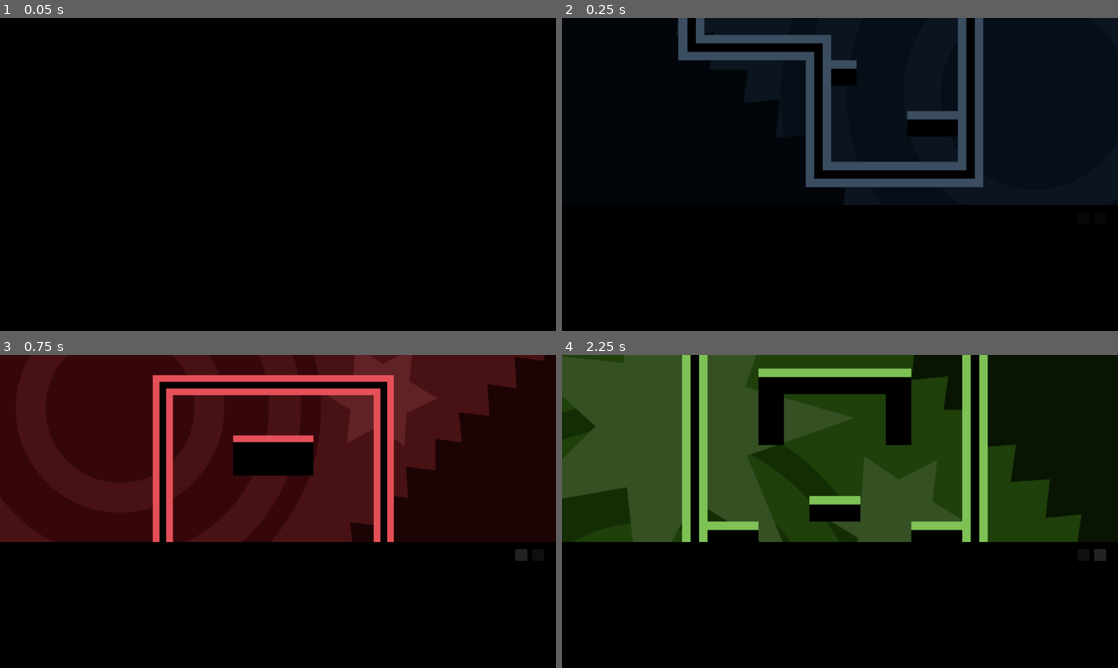
Above: before the commit, frames 1-4 (two rows, left to right).
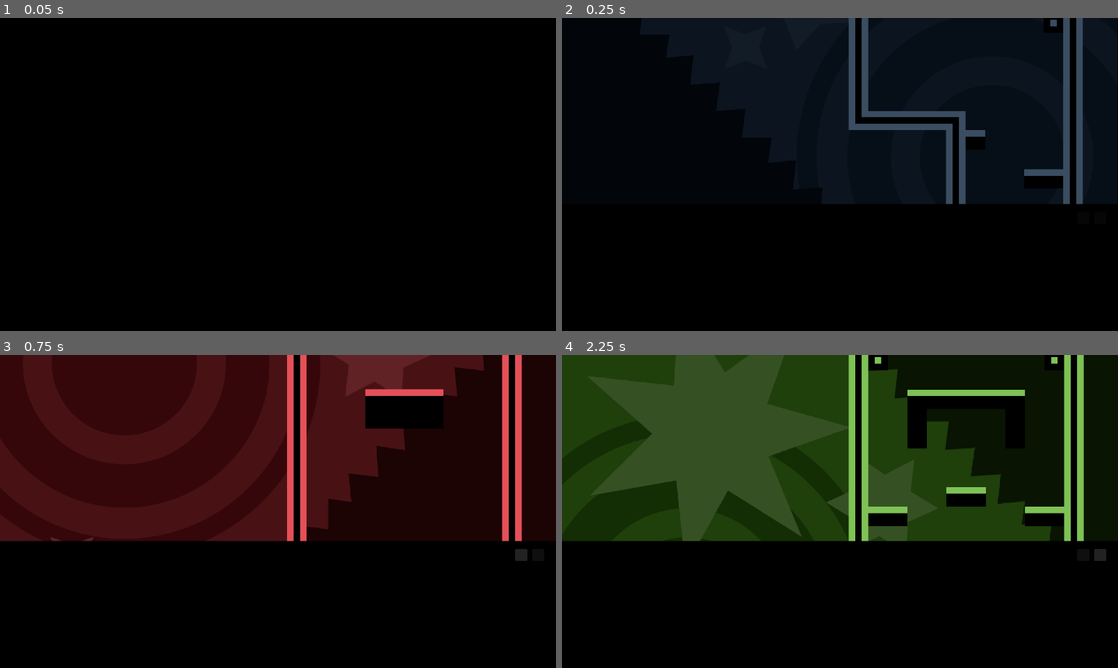
Above: after the commit, the same moments.

Repository: mischal24/SeniorProject
Game: Godot game, scene res://Game/Nodes/Scenes/game_scene.tscn
The game is run twice, just before and just after one commit, with the same random seed, the same clock (stepped at 60 frames per second) and the same inputs. This scene is started directly instead of the project's main scene. Sound files missing from this copy of the repository are replaced by a short silence.
Inputs (mouse positions are in pixels of both pictures, inside the frame that each line leads up to):
- Up to frame 1 (0.05 s): no input
- Up to frame 2 (0.25 s): no input
- Up to frame 3 (0.75 s): click (522, 555) at 0.5 s
- Up to frame 4 (2.25 s): click (1101, 555) at 1.25 s; click (1101, 555) at 2 s

Frame 1 is identical in both runs. In frame 2, 11% of the frame differs, in the area x 20-100%, y 0-60%; in frame 3, 17%; in frame 4, 28%, in the area x 0-94%, y 0-60%.

Commit message:
Audio!
Added music, sfx, and explosions. This marks the completion of the BETA!!

Diff:
--- /dev/null
+++ b/Audio/Nodes/MUSIC.gd
@@ -0,0 +1,7 @@
+extends Node
+
+func start():
+	$AudioStreamPlayer2D.play()
+
+func _on_audio_stream_player_2d_finished():
+	$AudioStreamPlayer2D.play()
--- /dev/null
+++ b/Audio/Nodes/MUSIC.tscn
@@ -0,0 +1,13 @@
+[gd_scene load_steps=3 format=3 uid="uid://boal3qa0rl5tl"]
+
+[ext_resource type="Script" path="res://Audio/Nodes/MUSIC.gd" id="1_e2w18"]
+[ext_resource type="AudioStream" uid="uid://ypmkb1ud16py" path="res://Audio/Music/Project_3.wav" id="2_ddgk6"]
+
+[node name="MUSIC" type="Node"]
+script = ExtResource("1_e2w18")
+
+[node name="AudioStreamPlayer2D" type="AudioStreamPlayer2D" parent="."]
+stream = ExtResource("2_ddgk6")
+bus = &"Music"
+
+[connection signal="finished" from="AudioStreamPlayer2D" to="." method="_on_audio_stream_player_2d_finished"]
--- /dev/null
+++ b/Audio/Nodes/UISFX.gd
@@ -0,0 +1,7 @@
+extends Node
+
+@export var sfx : Array[AudioStream]
+
+func play_sfx(i):
+	$AudioStreamPlayer2D.stream = sfx[i]
+	$AudioStreamPlayer2D.play()
--- /dev/null
+++ b/Audio/Nodes/UISFX.tscn
@@ -0,0 +1,13 @@
+[gd_scene load_steps=5 format=3 uid="uid://yvglcobcfx74"]
+
+[ext_resource type="Script" path="res://Audio/Nodes/UISFX.gd" id="1_7eak1"]
+[ext_resource type="AudioStream" uid="uid://co0a13x3cg4u3" path="res://Audio/Sfx/UI/GameStart.wav" id="2_wu1h1"]
+[ext_resource type="AudioStream" uid="uid://b4slvvplcof4y" path="res://Audio/Sfx/UI/Select.wav" id="3_ytjot"]
+[ext_resource type="AudioStream" uid="uid://be100vjo3sgcb" path="res://Audio/Sfx/UI/Hover.wav" id="4_ok5a1"]
+
+[node name="UISFX" type="Node"]
+script = ExtResource("1_7eak1")
+sfx = Array[AudioStream]([ExtResource("2_wu1h1"), ExtResource("3_ytjot"), ExtResource("4_ok5a1")])
+
+[node name="AudioStreamPlayer2D" type="AudioStreamPlayer2D" parent="."]
+bus = &"Sfx"
--- /dev/null
+++ b/Audio/Nodes/sfx_package.gd
@@ -0,0 +1,7 @@
+extends AudioStreamPlayer2D
+
+@export var sfx : Array[AudioStream]
+
+func play_sfx(i):
+	stream = sfx[i]
+	play()
--- /dev/null
+++ b/Audio/Nodes/sfx_package.tscn
@@ -0,0 +1,6 @@
+[gd_scene load_steps=2 format=3 uid="uid://5wy2qsaj6nbw"]
+
+[ext_resource type="Script" path="res://Audio/Nodes/sfx_package.gd" id="1_p21g0"]
+
+[node name="SFXPackage" type="AudioStreamPlayer2D"]
+script = ExtResource("1_p21g0")
--- a/Game/Nodes/Objects/bomb.tscn
+++ b/Game/Nodes/Objects/bomb.tscn
@@ -1,7 +1,10 @@
-[gd_scene load_steps=5 format=3 uid="uid://tnqrgv8bpkdr"]
+[gd_scene load_steps=8 format=3 uid="uid://tnqrgv8bpkdr"]
 
 [ext_resource type="Script" path="res://Game/Scripts/bomb.gd" id="1_m61os"]
 [ext_resource type="Texture2D" uid="uid://n514igpthhsk" path="res://Game/Textures/Bomb.png" id="2_35oq7"]
+[ext_resource type="PackedScene" uid="uid://5wy2qsaj6nbw" path="res://Audio/Nodes/sfx_package.tscn" id="2_buidg"]
+[ext_resource type="Texture2D" uid="uid://cxekg5x42ai1a" path="res://Game/Textures/Glow.png" id="3_6evjr"]
+[ext_resource type="AudioStream" uid="uid://df736rmchjnxe" path="res://Audio/Sfx/Game/Hit.wav" id="3_lom86"]
 
 [sub_resource type="CircleShape2D" id="CircleShape2D_e4clr"]
 radius = 17.0
@@ -12,6 +15,10 @@
 [node name="Bomb" type="CharacterBody2D"]
 collision_layer = 2
 script = ExtResource("1_m61os")
+
+[node name="SFXPackage" parent="." instance=ExtResource("2_buidg")]
+bus = &"Sfx"
+sfx = Array[AudioStream]([ExtResource("3_lom86")])
 
 [node name="CollisionShape2D" type="CollisionShape2D" parent="."]
 position = Vector2(0, 3)
@@ -34,5 +41,11 @@
 one_shot = true
 autostart = true
 
+[node name="PointLight2D" type="PointLight2D" parent="."]
+position = Vector2(0, 3)
+scale = Vector2(0.133333, 0.14)
+energy = 0.3
+texture = ExtResource("3_6evjr")
+
 [connection signal="body_entered" from="Area2D" to="." method="_on_area_2d_body_entered"]
 [connection signal="timeout" from="Timer" to="." method="_on_timer_timeout"]
--- /dev/null
+++ b/Game/Nodes/Objects/explosion.tscn
@@ -0,0 +1,34 @@
+[gd_scene load_steps=6 format=3 uid="uid://b1yp77oqjq0ai"]
+
+[ext_resource type="Texture2D" uid="uid://bjpqvvuqkfbti" path="res://Game/Textures/Explosion.png" id="1_2vdxd"]
+[ext_resource type="Script" path="res://Game/Scripts/explosion.gd" id="2_k7i5p"]
+[ext_resource type="PackedScene" uid="uid://5wy2qsaj6nbw" path="res://Audio/Nodes/sfx_package.tscn" id="3_cfnj0"]
+[ext_resource type="AudioStream" uid="uid://b7h8mixj13qjv" path="res://Audio/Sfx/Game/Explosion.wav" id="4_8v8w5"]
+
+[sub_resource type="ParticleProcessMaterial" id="ParticleProcessMaterial_i22ub"]
+lifetime_randomness = 1.0
+particle_flag_disable_z = true
+emission_shape = 1
+emission_sphere_radius = 1.0
+angle_min = -720.0
+angle_max = 720.0
+spread = 180.0
+initial_velocity_min = 10.0
+initial_velocity_max = 100.0
+gravity = Vector3(0, 0, 0)
+
+[node name="Explosion" type="GPUParticles2D"]
+emitting = false
+process_material = SubResource("ParticleProcessMaterial_i22ub")
+texture = ExtResource("1_2vdxd")
+lifetime = 0.6
+one_shot = true
+speed_scale = 2.0
+explosiveness = 1.0
+randomness = 0.54
+draw_order = 2
+script = ExtResource("2_k7i5p")
+
+[node name="SFXPackage" parent="." instance=ExtResource("3_cfnj0")]
+bus = &"Sfx"
+sfx = Array[AudioStream]([ExtResource("4_8v8w5")])
--- a/Game/Nodes/Objects/player.tscn
+++ b/Game/Nodes/Objects/player.tscn
@@ -1,11 +1,13 @@
-[gd_scene load_steps=13 format=3 uid="uid://fjnlq1i5sey3"]
+[gd_scene load_steps=15 format=3 uid="uid://fjnlq1i5sey3"]
 
 [ext_resource type="Script" path="res://Game/Scripts/player.gd" id="1_bmv65"]
+[ext_resource type="PackedScene" uid="uid://5wy2qsaj6nbw" path="res://Audio/Nodes/sfx_package.tscn" id="2_hut0g"]
 [ext_resource type="Script" path="res://Game/Scripts/bomb_handling.gd" id="3_4s8s0"]
+[ext_resource type="AudioStream" uid="uid://dwhhjwhyutljy" path="res://Audio/Sfx/Game/Jump.wav" id="3_i0wml"]
 [ext_resource type="Texture2D" uid="uid://cxmcf3hf74yhb" path="res://Game/Textures/Hand.png" id="4_dxdit"]
 [ext_resource type="Texture2D" uid="uid://bb2h5fukhds3y" path="res://Game/Textures/Body.png" id="5_574vr"]
 [ext_resource type="Texture2D" uid="uid://cfq3wdal4isvs" path="res://Game/Textures/Head.png" id="5_kq8xt"]
-[ext_resource type="Texture2D" uid="uid://cxekg5x42ai1a" path="res://Game/Textures/Glow.png" id="6_p113r"]
+[ext_resource type="Texture2D" uid="uid://0roajo6ccttg" path="res://Game/Textures/Marker.png" id="6_lc3so"]
 
 [sub_resource type="RectangleShape2D" id="RectangleShape2D_m4v1l"]
 size = Vector2(84, 100)
@@ -84,11 +86,15 @@
 collision_layer = 2
 script = ExtResource("1_bmv65")
 
+[node name="SFXPackage" parent="." instance=ExtResource("2_hut0g")]
+bus = &"Sfx"
+sfx = Array[AudioStream]([ExtResource("3_i0wml")])
+
 [node name="PinJoint2D" type="PinJoint2D" parent="."]
 position = Vector2(0, -24)
 node_a = NodePath("..")
 node_b = NodePath("../Body")
-softness = 2.0
+softness = 1.4
 angular_limit_lower = -0.785398
 angular_limit_upper = 0.785398
 
@@ -99,6 +105,9 @@
 [node name="HandPos" type="Marker2D" parent="."]
 position = Vector2(85, 0)
 
+[node name="MarkerPos" type="Marker2D" parent="."]
+position = Vector2(0, -122)
+
 [node name="Head" type="Sprite2D" parent="."]
 position = Vector2(4.76837e-07, -30)
 scale = Vector2(0.196868, 0.196868)
@@ -106,6 +115,12 @@
 
 [node name="Hand" type="Node" parent="."]
 script = ExtResource("3_4s8s0")
+
+[node name="Marker" type="Sprite2D" parent="Hand"]
+visible = false
+position = Vector2(-4.54747e-13, -61)
+scale = Vector2(0.243902, 0.22774)
+texture = ExtResource("6_lc3so")
 
 [node name="AnimationPlayer" type="AnimationPlayer" parent="Hand"]
 root_node = NodePath("../..")
@@ -140,9 +155,3 @@
 [node name="CollisionShape2D2" type="CollisionShape2D" parent="."]
 position = Vector2(0, -31)
 shape = SubResource("CircleShape2D_as7tv")
-
-[node name="PointLight2D" type="PointLight2D" parent="."]
-position = Vector2(0, -18)
-scale = Vector2(0.337017, 0.337017)
-energy = 0.6
-texture = ExtResource("6_p113r")
--- a/Game/Nodes/Scenes/game_scene.tscn
+++ b/Game/Nodes/Scenes/game_scene.tscn
@@ -44,6 +44,7 @@
 
 [node name="DirectionalLight2D" type="DirectionalLight2D" parent="."]
 rotation = -0.729644
+scale = Vector2(1.00527, 1.0033)
 energy = 0.25
 shadow_enabled = true
 shadow_filter_smooth = 0.5
--- a/Game/Nodes/System/game_data.tscn
+++ b/Game/Nodes/System/game_data.tscn
@@ -3,10 +3,10 @@
 [ext_resource type="Script" path="res://Game/Scripts/game_data.gd" id="1_4sykl"]
 [ext_resource type="PackedScene" uid="uid://ccknxnogo4bhh" path="res://Game/Nodes/Scenes/Map1.tscn" id="3_306n6"]
 [ext_resource type="PackedScene" uid="uid://dfepnutlhivlm" path="res://Game/Nodes/Scenes/Map2.tscn" id="4_8akwq"]
-[ext_resource type="Texture2D" uid="uid://efc38hd3hh4o" path="res://Game/Textures/Screenshot 2024-01-18 112831.png" id="5_m6wx0"]
 [ext_resource type="PackedScene" uid="uid://ct0u7cu44vypy" path="res://Game/Nodes/Scenes/Map3.tscn" id="5_pmuvu"]
-[ext_resource type="Texture2D" uid="uid://b0nuyxapofmgr" path="res://Game/Textures/Screenshot 2024-01-18 112855.png" id="6_fg1mf"]
-[ext_resource type="Texture2D" uid="uid://dovy27lbxsupb" path="res://Game/Textures/Screenshot 2024-01-18 112754.png" id="7_of8lc"]
+[ext_resource type="Texture2D" uid="uid://dm5are0hq88k6" path="res://Game/Textures/Screenshot 2024-01-19 041514.png" id="5_psvjy"]
+[ext_resource type="Texture2D" uid="uid://bbldkkdbiiytw" path="res://Game/Textures/Screenshot 2024-01-19 041545.png" id="6_25waj"]
+[ext_resource type="Texture2D" uid="uid://cceu0lo7do85f" path="res://Game/Textures/Screenshot 2024-01-19 041610.png" id="7_p8yg6"]
 
 [node name="Game Data" type="Node"]
 script = ExtResource("1_4sykl")
@@ -19,4 +19,4 @@
 additive_bomb_speed = 1.4
 bomb_collision_delay = 0.6
 maps = Array[PackedScene]([ExtResource("3_306n6"), ExtResource("4_8akwq"), ExtResource("5_pmuvu")])
-maps_images = Array[Texture]([ExtResource("5_m6wx0"), ExtResource("6_fg1mf"), ExtResource("7_of8lc")])
+maps_images = Array[Texture]([ExtResource("5_psvjy"), ExtResource("6_25waj"), ExtResource("7_p8yg6")])
--- a/Game/Scripts/bomb.gd
+++ b/Game/Scripts/bomb.gd
@@ -8,6 +8,7 @@
 func _physics_process(delta):
 	var collision_info = move_and_collide(velocity * delta)
 	if collision_info:
+		$SFXPackage.play_sfx(0)
 		velocity = velocity.bounce(collision_info.get_normal())
 		if collision_info.get_collider() is Player_Class: return
 		GameData.current_bomb_speed.x = clamp(velocity.x, -GameData.max_bomb_speed, GameData.max_bomb_speed)
--- a/Game/Scripts/bomb_handling.gd
+++ b/Game/Scripts/bomb_handling.gd
@@ -7,6 +7,11 @@
 			i.global_position = lerp(i.global_position, $Sprite2D.global_position, 0.7)
 		else:
 			pass
+	$Marker.global_position = lerp($Marker.global_position, get_parent().get_node("MarkerPos").global_position, 0.2)
+	if has_node("Bomb"):
+		$Marker.show()
+	else:
+		$Marker.hide()
 #endregion
 
 #region Custom Functions
@@ -35,6 +40,9 @@
 	item.global_position = GameData.center
 	item.call_deferred("reparent", get_tree().current_scene)
 	var parent = get_parent()
+	var expl = GameData.explosion_scene.instantiate()
+	expl.global_position = parent.global_position
+	get_tree().current_scene.add_child(expl)
 	GameData.player_list.erase(str(parent.current_method))
 	parent.queue_free()
 #endregion
--- /dev/null
+++ b/Game/Scripts/explosion.gd
@@ -0,0 +1,7 @@
+extends GPUParticles2D
+
+func _ready():
+	emitting = true
+	$SFXPackage.play_sfx(0)
+	await get_tree().create_timer(1).timeout
+	queue_free()
--- a/Game/Scripts/game_data.gd
+++ b/Game/Scripts/game_data.gd
@@ -36,6 +36,7 @@
 @export_category("Bomb")
 
 @onready var bomb_scene : PackedScene = preload("res://Game/Nodes/Objects/bomb.tscn")
+@onready var explosion_scene : PackedScene = preload("res://Game/Nodes/Objects/explosion.tscn")
 @export var initial_bomb_speed : float
 @export var max_bomb_speed : float
 @export var additive_bomb_speed : float
--- a/Game/Scripts/player.gd
+++ b/Game/Scripts/player.gd
@@ -49,26 +49,23 @@
 			var c = Color("735DCB")
 			modulate = c
 			$Hand/Sprite2D.modulate = c
-			$PointLight2D.color = c
 		0:
 			var c = Color("FF6F9A")
 			modulate = c
 			$Hand/Sprite2D.modulate = c
-			$PointLight2D.color = c
 		1:
 			var c = Color("7CBA7E")
 			modulate = c
 			$Hand/Sprite2D.modulate = c
-			$PointLight2D.color = c
 		2:
 			var c = Color("F8DF5C")
 			modulate = c
 			$Hand/Sprite2D.modulate = c
-			$PointLight2D.color = c
 #endregion
 
 #region Custom Functions
 func jump():
+	$SFXPackage.play_sfx(0)
 	velocity.y = GameData.jump_velocity
 
 func move(direction):
--- a/UI/Resources/Styleboxes/level_select_panel.tres
+++ b/UI/Resources/Styleboxes/level_select_panel.tres
@@ -4,5 +4,4 @@
 bg_color = Color(1, 1, 1, 1)
 skew = Vector2(-0.3, 0)
 border_width_right = 20
-border_width_bottom = 20
 border_color = Color(0, 0, 0, 1)
--- a/UI/Scenes/level_select.tscn
+++ b/UI/Scenes/level_select.tscn
@@ -177,51 +177,6 @@
 "transitions": PackedFloat32Array(1, 1),
 "update": 1,
 "values": [true, false]
-}
-
-[sub_resource type="Animation" id="Animation_bwwcc"]
-resource_name = "idle"
-tracks/0/type = "value"
-tracks/0/imported = false
-tracks/0/enabled = true
-tracks/0/path = NodePath("Start:modulate")
-tracks/0/interp = 1
-tracks/0/loop_wrap = true
-tracks/0/keys = {
-"times": PackedFloat32Array(0, 0.5, 1),
-"transitions": PackedFloat32Array(1, 1, 1),
-"update": 0,
-"values": [Color(1, 1, 1, 1), Color(1, 1, 1, 0), Color(1, 1, 1, 1)]
-}
-
-[sub_resource type="Animation" id="Animation_d7kg4"]
-resource_name = "hide"
-tracks/0/type = "value"
-tracks/0/imported = false
-tracks/0/enabled = true
-tracks/0/path = NodePath(".:position")
-tracks/0/interp = 1
-tracks/0/loop_wrap = true
-tracks/0/keys = {
-"times": PackedFloat32Array(0, 1),
-"transitions": PackedFloat32Array(-5, 1),
-"update": 0,
-"values": [Vector2(0, 0), Vector2(0, -900)]
-}
-
-[sub_resource type="Animation" id="Animation_cydg5"]
-resource_name = "show"
-tracks/0/type = "value"
-tracks/0/imported = false
-tracks/0/enabled = true
-tracks/0/path = NodePath(".:position")
-tracks/0/interp = 1
-tracks/0/loop_wrap = true
-tracks/0/keys = {
-"times": PackedFloat32Array(0, 1),
-"transitions": PackedFloat32Array(-5, 1),
-"update": 0,
-"values": [Vector2(0, -900), Vector2(0, 0)]
 }
 
 [sub_resource type="Animation" id="Animation_qmooo"]
@@ -252,6 +207,51 @@
 "values": [true]
 }
 
+[sub_resource type="Animation" id="Animation_d7kg4"]
+resource_name = "hide"
+tracks/0/type = "value"
+tracks/0/imported = false
+tracks/0/enabled = true
+tracks/0/path = NodePath(".:position")
+tracks/0/interp = 1
+tracks/0/loop_wrap = true
+tracks/0/keys = {
+"times": PackedFloat32Array(0, 1),
+"transitions": PackedFloat32Array(-5, 1),
+"update": 0,
+"values": [Vector2(0, 0), Vector2(0, -900)]
+}
+
+[sub_resource type="Animation" id="Animation_bwwcc"]
+resource_name = "idle"
+tracks/0/type = "value"
+tracks/0/imported = false
+tracks/0/enabled = true
+tracks/0/path = NodePath("Start:modulate")
+tracks/0/interp = 1
+tracks/0/loop_wrap = true
+tracks/0/keys = {
+"times": PackedFloat32Array(0, 0.5, 1),
+"transitions": PackedFloat32Array(1, 1, 1),
+"update": 0,
+"values": [Color(1, 1, 1, 1), Color(1, 1, 1, 0), Color(1, 1, 1, 1)]
+}
+
+[sub_resource type="Animation" id="Animation_cydg5"]
+resource_name = "show"
+tracks/0/type = "value"
+tracks/0/imported = false
+tracks/0/enabled = true
+tracks/0/path = NodePath(".:position")
+tracks/0/interp = 1
+tracks/0/loop_wrap = true
+tracks/0/keys = {
+"times": PackedFloat32Array(0, 1),
+"transitions": PackedFloat32Array(-5, 1),
+"update": 0,
+"values": [Vector2(0, -900), Vector2(0, 0)]
+}
+
 [sub_resource type="AnimationLibrary" id="AnimationLibrary_ncff2"]
 _data = {
 "FromMainMenu": SubResource("Animation_edi4i"),
@@ -281,12 +281,14 @@
 color = Color(0, 0, 0, 1)
 
 [node name="Image" type="TextureRect" parent="."]
+texture_filter = 1
 layout_mode = 1
 anchors_preset = -1
 anchor_right = 1.0
 anchor_bottom = 0.597222
 offset_bottom = 3.05176e-05
 grow_horizontal = 2
+scale = Vector2(1, 0.994881)
 expand_mode = 1
 stretch_mode = 6
 metadata/_edit_use_anchors_ = true
@@ -303,7 +305,7 @@
 layout_mode = 2
 anchor_left = 0.118866
 anchor_right = 0.315158
-anchor_bottom = 1.02778
+anchor_bottom = 1.0
 offset_right = -0.00012207
 grow_vertical = 2
 metadata/_edit_use_anchors_ = true
@@ -329,8 +331,8 @@
 custom_minimum_size = Vector2(180, 0)
 layout_mode = 2
 offset_left = 285.0
-offset_right = 465.001
-offset_bottom = 740.0
+offset_right = 465.0
+offset_bottom = 720.0
 
 [node name="Label" type="Label" parent="PlayerPanels/P2Panel"]
 layout_mode = 1
@@ -354,7 +356,7 @@
 layout_mode = 2
 offset_left = 461.0
 offset_right = 641.0
-offset_bottom = 740.0
+offset_bottom = 720.0
 
 [node name="Label" type="Label" parent="PlayerPanels/P3Panel"]
 layout_mode = 1
@@ -377,8 +379,8 @@
 custom_minimum_size = Vector2(180, 0)
 layout_mode = 2
 offset_left = 637.0
-offset_right = 817.001
-offset_bottom = 740.0
+offset_right = 817.0
+offset_bottom = 720.0
 
 [node name="Label" type="Label" parent="PlayerPanels/P4Panel"]
 layout_mode = 1
@@ -405,7 +407,7 @@
 offset_right = 1280.0
 offset_bottom = 720.0
 bbcode_enabled = true
-text = "[center][b] Press [color=735DCB]'Enter'[/color] or [color=735DCB]'▶️'[/color] to Start [/b][/center]"
+text = "[center][b] Press [color=735DCB]'Enter'[/color] or [color=735DCB]'▶'[/color] to Start [/b][/center]"
 
 [node name="Next" type="Button" parent="."]
 layout_mode = 0
@@ -428,7 +430,6 @@
 }
 
 [node name="Fade" type="ColorRect" parent="."]
-modulate = Color(1, 1, 1, 0)
 layout_mode = 1
 anchors_preset = 15
 anchor_right = 1.0
@@ -437,5 +438,7 @@
 grow_vertical = 2
 color = Color(0, 0, 0, 1)
 
+[connection signal="mouse_entered" from="Next" to="." method="_on_next_mouse_entered"]
 [connection signal="pressed" from="Next" to="." method="_on_next_pressed"]
+[connection signal="mouse_entered" from="Prev" to="." method="_on_prev_mouse_entered"]
 [connection signal="pressed" from="Prev" to="." method="_on_prev_pressed"]
--- a/UI/Scenes/main_menu.tscn
+++ b/UI/Scenes/main_menu.tscn
@@ -340,9 +340,13 @@
 grow_vertical = 2
 color = Color(0, 0, 0, 1)
 
+[connection signal="mouse_entered" from="Play" to="." method="_on_play_mouse_entered"]
 [connection signal="pressed" from="Play" to="." method="_on_play_pressed"]
+[connection signal="mouse_entered" from="Settings" to="." method="_on_settings_mouse_entered"]
 [connection signal="pressed" from="Settings" to="." method="_on_settings_pressed"]
+[connection signal="mouse_entered" from="Promo" to="." method="_on_promo_mouse_entered"]
 [connection signal="pressed" from="Promo" to="." method="_on_promo_pressed"]
+[connection signal="mouse_entered" from="Quit" to="." method="_on_quit_mouse_entered"]
 [connection signal="pressed" from="Quit" to="." method="_on_quit_pressed"]
 [connection signal="pressed" from="PromoPopup/Open" to="." method="_on_open_pressed"]
 [connection signal="pressed" from="PromoPopup/No" to="." method="_on_no_pressed"]
--- a/UI/Scenes/settings.tscn
+++ b/UI/Scenes/settings.tscn
@@ -216,7 +216,7 @@
 offset_right = 1245.0
 offset_bottom = 705.0
 bbcode_enabled = true
-text = "[center] [b] Press [color=735DCB]‘ESC’[/color] or [color=735DCB]‘🅨’[/color] to go back [/b] [/center]"
+text = "[center] [b] Press [color=735DCB]‘ESC’[/color] or [color=735DCB]‘🅑’[/color] to go back [/b] [/center]"
 scroll_active = false
 
 [node name="AnimationPlayer" type="AnimationPlayer" parent="."]
--- a/UI/Scripts/level_select.gd
+++ b/UI/Scripts/level_select.gd
@@ -25,37 +25,58 @@
 
 #region Custom Functions
 func _on_next_pressed():
+	UISFX.play_sfx(1)
 	GameData.selected_map += 1
 	if GameData.selected_map > GameData.maps.size()-1:
 		GameData.selected_map = 0
 	$Next.release_focus()
 
 func _on_prev_pressed():
+	UISFX.play_sfx(1)
 	GameData.selected_map -= 1
 	if GameData.selected_map < 0:
 		GameData.selected_map = GameData.maps.size()-1
 	$Prev.release_focus()
 
+func _on_next_mouse_entered():
+	UISFX.play_sfx(2)
+
+func _on_prev_mouse_entered():
+	UISFX.play_sfx(2)
+
 func hide_scene():
+	UISFX.play_sfx(0)
 	$AnimationPlayer.play("hide")
 
 func show_scene():
 	$Start.hide()
 	$PlayerPanels/P1Panel/AnimationPlayer.play("lift")
+	p1_joined = false
 	$PlayerPanels/P2Panel/AnimationPlayer.play("lift")
-	$PlayerPanels/P2Panel/AnimationPlayer.play("lift")
+	p2_joined = false
+	$PlayerPanels/P3Panel/AnimationPlayer.play("lift")
+	p3_joined = false
 	$PlayerPanels/P4Panel/AnimationPlayer.play("lift")
+	p4_joined = false
 	$AnimationPlayer.play("show")
 #endregion
 
 #region UI Logic
+var hold_time : float = 0
 func _process(delta):
 	if GameData.selected_map < GameData.maps_images.size():
 		$Image.texture = GameData.maps_images[GameData.selected_map]
-	if Input.is_action_just_pressed("Back") and not GameData.game_started:
+
+	if Input.is_action_pressed("Back") and not GameData.game_started:
+		hold_time += 1 * delta
+	if hold_time > 0.7:
 		$AnimationPlayer.play("ToMainMenu")
 		await $AnimationPlayer.animation_finished
-		get_tree().change_scene_to_file("res://UI/Scenes/main_menu.tscn")
+		get_tree().call_deferred("change_scene_to_file", "res://UI/Scenes/main_menu.tscn")
+	else:
+		if Input.is_action_just_released("Back"):
+			hold_time = 0
+
 	if GameData.player_list.size() >= GameData.min_player_count:
 		$Start.show()
 	else:
@@ -63,40 +84,52 @@
 	match GameData.player_list.size():
 		0:
 			if p1_joined:
+				if not GameData.game_started:
+					UISFX.play_sfx(2)
 				$PlayerPanels/P1Panel/AnimationPlayer.play("lift")
 				p1_joined = false
 		1:
 			if not p1_joined:
+				UISFX.play_sfx(1)
 				$PlayerPanels/P1Panel/AnimationPlayer.play("drop")
 				p1_joined = true
 				p2_joined = false
 				p3_joined = false
 				p4_joined = false
 			if p2_joined:
+				if not GameData.game_started:
+					UISFX.play_sfx(2)
 				$PlayerPanels/P2Panel/AnimationPlayer.play("lift")
 				p2_joined = false
 		2:
 			if not p2_joined:
+				UISFX.play_sfx(1)
 				$PlayerPanels/P2Panel/AnimationPlayer.play("drop")
 				p1_joined = true
 				p2_joined = true
 				p3_joined = false
 				p4_joined = false
 			if p3_joined:
+				if not GameData.game_started:
+					UISFX.play_sfx(2)
 				$PlayerPanels/P3Panel/AnimationPlayer.play("lift")
 				p3_joined = false
 		3:
 			if not p3_joined:
+				UISFX.play_sfx(1)
 				$PlayerPanels/P3Panel/AnimationPlayer.play("drop")
 				p1_joined = true
 				p2_joined = true
 				p3_joined = true
 				p4_joined = false
 			if p4_joined:
+				if not GameData.game_started:
+					UISFX.play_sfx(2)
 				$PlayerPanels/P4Panel/AnimationPlayer.play("lift")
 				p4_joined = false
 		4:
 			if not p4_joined:
+				UISFX.play_sfx(1)
 				$PlayerPanels/P4Panel/AnimationPlayer.play("drop")
 				p1_joined = true
 				p2_joined = true
--- a/UI/Scripts/main_menu.gd
+++ b/UI/Scripts/main_menu.gd
@@ -17,6 +17,7 @@
 
 #region Events
 func _on_play_pressed():
+	UISFX.play_sfx(0)
 	if transitioning_to_game == false:
 		transitioning_to_game = true
 		$AnimationPlayer.set_current_animation("ToOther")
@@ -26,6 +27,7 @@
 		get_tree().change_scene_to_file("res://Game/Nodes/Scenes/game_scene.tscn")
 
 func _on_settings_pressed():
+	UISFX.play_sfx(1)
 	if transitioning_to_settings == false:
 		transitioning_to_settings = true
 		$AnimationPlayer.set_current_animation("ToOther")
@@ -35,19 +37,36 @@
 		get_tree().change_scene_to_file("res://UI/Scenes/settings.tscn")
 
 func _on_promo_pressed():
+	UISFX.play_sfx(1)
 	$PromoPopup.show()
 
 func _on_quit_pressed():
+	UISFX.play_sfx(1)
 	$QuitPopup.show()
 
 func _on_yes_pressed():
+	UISFX.play_sfx(1)
 	get_tree().quit()
 
 func _on_no_pressed():
+	UISFX.play_sfx(1)
 	$PromoPopup.hide()
 	$QuitPopup.hide()
 
 func _on_open_pressed():
+	UISFX.play_sfx(1)
 	OS.shell_open("https://mischal24.itch.io/")
 	$PromoPopup.hide()
+
+func _on_play_mouse_entered():
+	UISFX.play_sfx(2)
+
+func _on_settings_mouse_entered():
+	UISFX.play_sfx(2)
+
+func _on_promo_mouse_entered():
+	UISFX.play_sfx(2)
+
+func _on_quit_mouse_entered():
+	UISFX.play_sfx(2)
 #endregion
--- a/UI/Scripts/title.gd
+++ b/UI/Scripts/title.gd
@@ -19,6 +19,8 @@
 
 func _input(_event):
 	if Input.is_anything_pressed():
+		UISFX.play_sfx(0)
+		MUSIC.start()
 		to_main_menu()
 #endregion
 
--- a/project.godot
+++ b/project.godot
@@ -22,6 +22,8 @@
 [autoload]
 
 GameData="*res://Game/Nodes/System/game_data.tscn"
+UISFX="*res://Audio/Nodes/UISFX.tscn"
+MUSIC="*res://Audio/Nodes/MUSIC.tscn"
 
 [display]
 
@@ -38,7 +40,7 @@
 }
 key_leave={
 "deadzone": 0.5,
-"events": [Object(InputEventKey,"resource_local_to_scene":fa …(124 unchanged characters)… d":false,"pressed":false,"keycode":4194325,"physical_keycode":0,"key_label":0,"unicode":0,"echo":false,"script":null)
+"events": [Object(InputEventKey,"resource_local_to_scene":fa …(124 unchanged characters)… d":false,"pressed":false,"keycode":4194305,"physical_keycode":0,"key_label":0,"unicode":0,"echo":false,"script":null)
 ]
 }
 joy_join={
@@ -77,7 +79,7 @@
 Back={
 "deadzone": 0.5,
 "events": [Object(InputEventKey,"resource_local_to_scene":false,"resource_name":"","device":-1,"window_id":0,"alt_press …(182 unchanged characters)…
-, Object(InputEventJoypadButton,"resource_local_to_scene":false,"resource_name":"","device":-1,"button_index":3,"pressure":0.0,"pressed":true,"script":null)
+, Object(InputEventJoypadButton,"resource_local_to_scene":false,"resource_name":"","device":-1,"button_index":1,"pressure":0.0,"pressed":true,"script":null)
 ]
 }
 Start={
Not shown, added: Audio/Music/Project_3.wav.import
Not shown, added: Audio/Sfx/Game/Explosion.wav.import
Not shown, added: Audio/Sfx/Game/Hit.wav.import
Not shown, added: Audio/Sfx/Game/Jump.wav.import
Not shown, added: Audio/Sfx/UI/GameStart.wav.import
Not shown, added: Audio/Sfx/UI/Hover.wav.import
Not shown, added: Audio/Sfx/UI/Select.wav.import
Binary file added: Game/Textures/Explosion.png
Not shown, added: Game/Textures/Explosion.png.import
Binary file changed: Game/Textures/Glow.png
Binary file added: Game/Textures/Marker.png
Not shown, added: Game/Textures/Marker.png.import
(and 26 more such lines)
